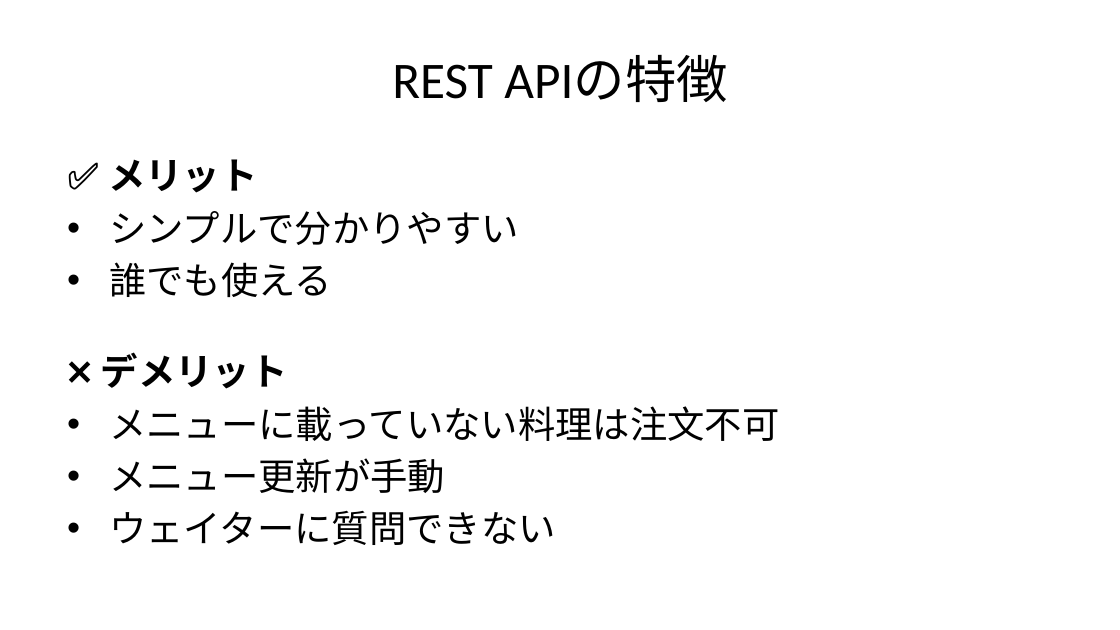
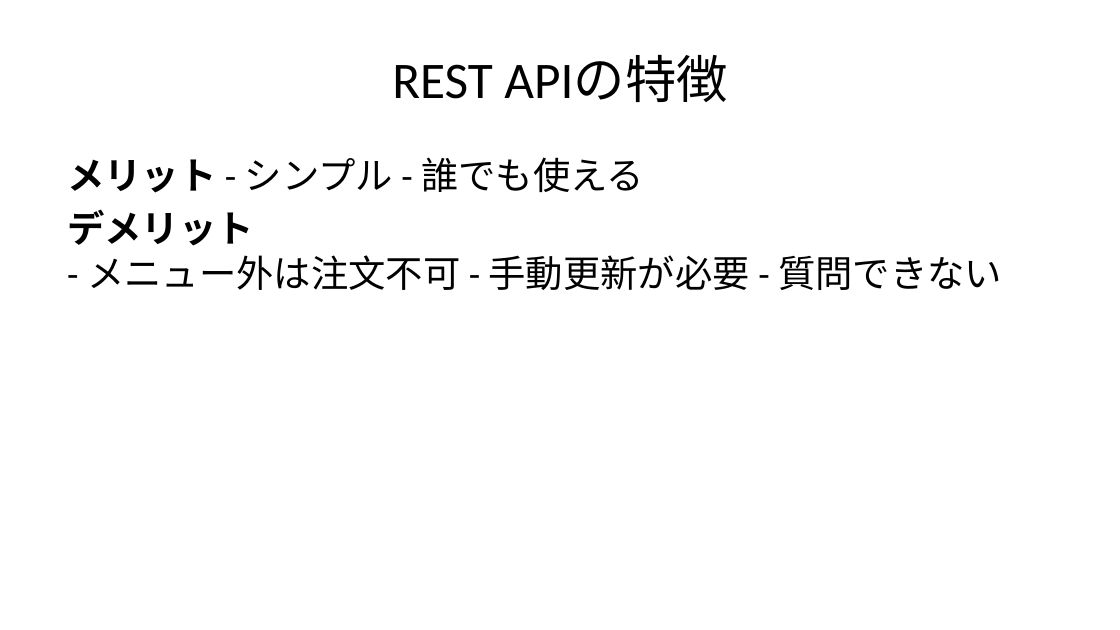
Before and after one commit to MasaoAsano/mcp-handson, a slide deck: slide 5 of chapter-01/quickguide.pptx. Drawn at 1120x630 pixels with LibreOffice and Linux fonts; fonts in the diff are those of the drawing. Boxes give left, top, right and bottom in pixels: in the first picture for what was removed or moved away, otherwise in the second. Text is boxed around its words. In the diff, an @@ line names an element or a change of style, - is before the commit and + after.

Commit message:
docs: Further simplify presentation text
- Reduce text per slide significantly
- Remove code blocks and technical details
- Shorten bullet points
- Split long content into more slides
- Ensure all text fits within slide boundaries

```diff
--- a/chapter-01/quickguide.pptx
+++ b/chapter-01/quickguide.pptx
@@ text at (67, 157, 1002, 290): text changed @@
-✅ メリット
-• シンプルで分かりやすい
-• 誰でも使える
-❌ デメリット
-• メニューに載っていない料理は注文不可
-• メニュー更新が手動
-• ウェイターに質問できない
+メリット - シンプル - 誰でも使える
+デメリット
+- メニュー外は注文不可 - 手動更新が必要 - 質問できない
```
Also in this commit, not shown: 25 other slides changed, 4 slides added, 1 slide removed, 1 other file.
